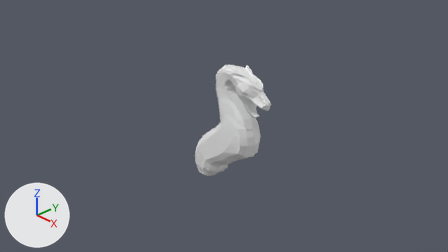
An edit to the Blender file blender/statue.blend, drawn before and after from the same camera.
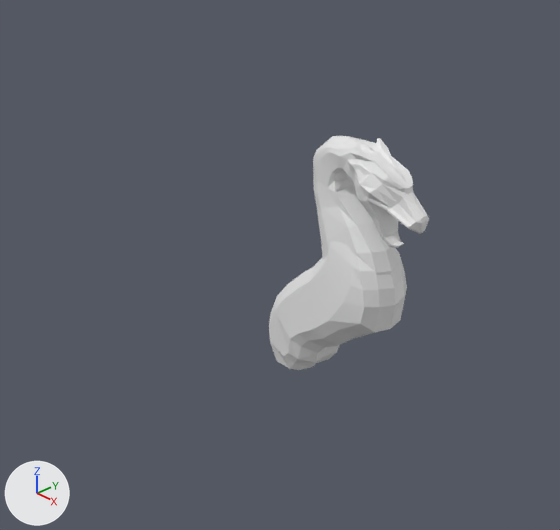
Each version is shown from the file's camera 'Camera', then close up on the part from 15% to 74% of the width and 0% to 100% of the height. Every picture has the same lights, and +X, +Y and +Z are marked at lower left. The first two pictures are the older version. The same objects are shown in both versions, whatever each file hides.

The first close-up shows 'body', 'head'.
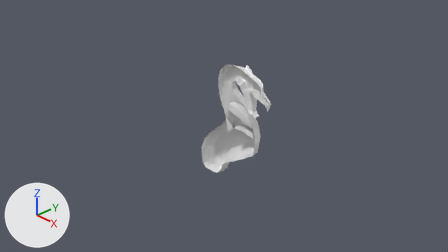
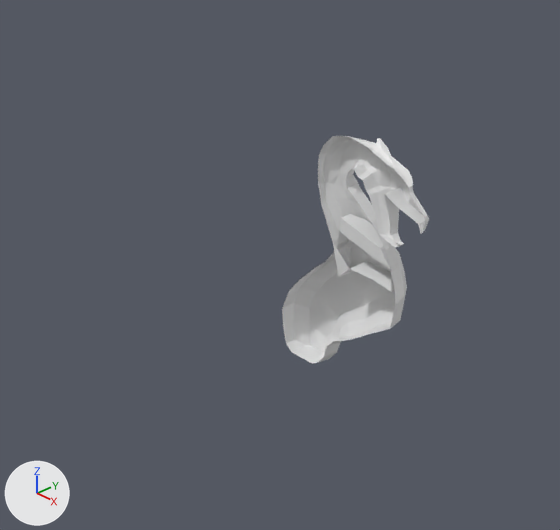
The change, as a list of edits to the scene's bpy script:
```text
Change ob_head:
    remove _m = ob_head.modifiers.new('Mirror', 'MIRROR')
    remove _m.use_axis = (False, True, False)
    remove _m.use_bisect_axis = (False, True, False)
Change ob_body:
    remove _m = ob_body.modifiers.new('Mirror', 'MIRROR')
    remove _m.use_axis = (False, True, False)
    remove _m.use_bisect_axis = (False, True, False)
```

Changed parts and their boxes [x1, y1, x2, y2] in the close-ups (560 x 530 px):
'body', modifiers changed
    before: [269, 241, 407, 370]
    after: [282, 214, 407, 364]
'head', modifiers changed
    before: [313, 136, 429, 275]
    after: [318, 136, 429, 292]
